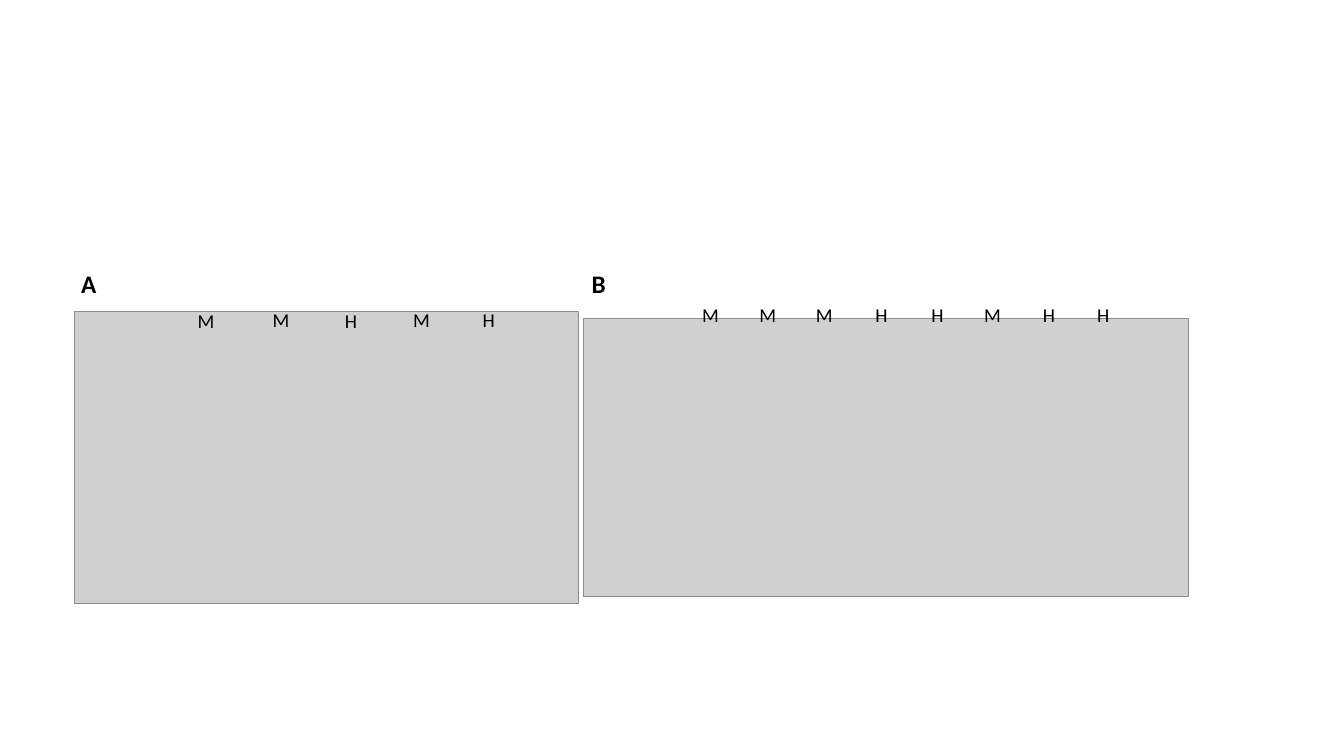
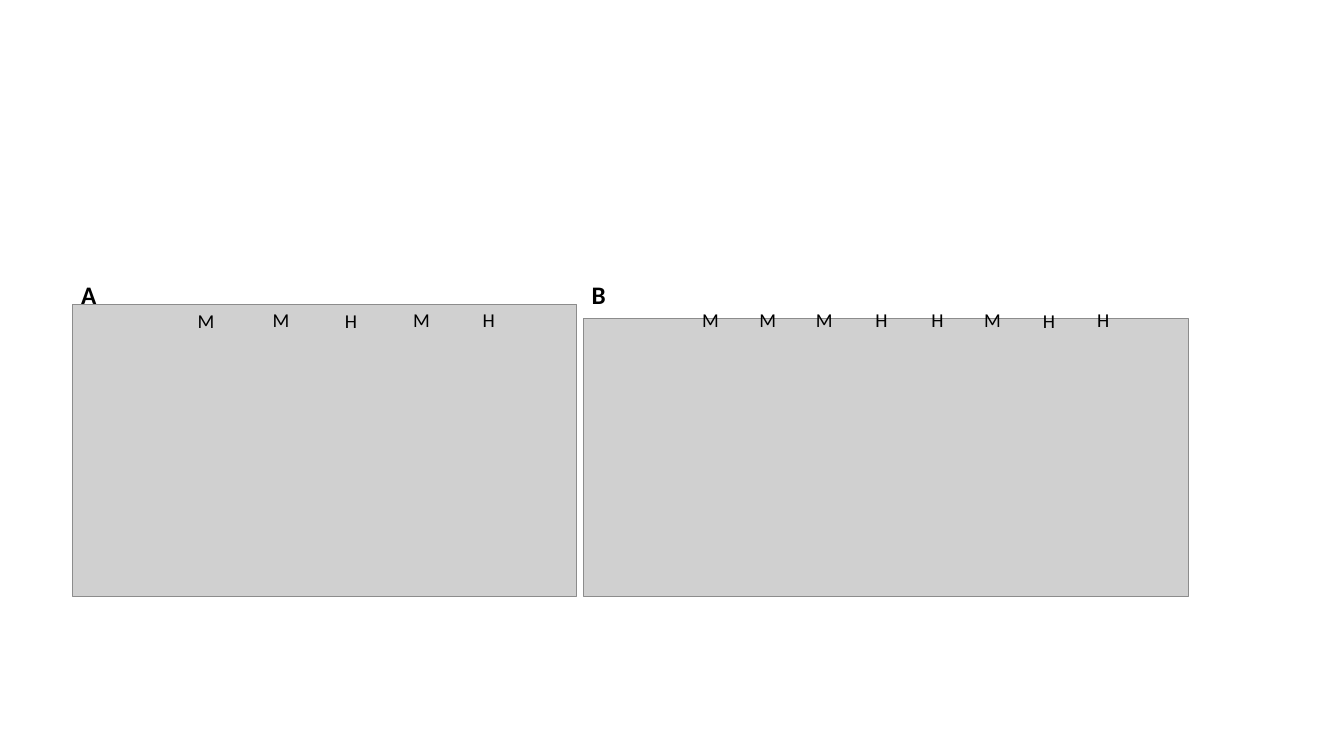
Before and after one commit to coleoguy/microsat, a slide deck: slide 1 of figures/fig2.parts/figure2.pptx. Drawn at 1344x756 pixels with LibreOffice and Linux fonts; fonts in the diff are those of the drawing; grey boxes stand for pictures. Boxes give left, top, right and bottom in pixels: in the first picture for what was removed or moved away, otherwise in the second. Text is boxed around its words. In the diff, an @@ line names an element or a change of style, - is before the commit and + after.

```diff
--- a/figures/fig2.parts/figure2.pptx
+++ b/figures/fig2.parts/figure2.pptx
@@ text "A" rewrapped from bbox=[81, 276, 96, 293] to bbox=[81, 284, 96, 305] @@
@@ text "B": place and size @@
-text "B" at bbox=[592, 276, 606, 293]
+text "B" at bbox=[592, 287, 606, 304]
@@ picture: place and size @@
-picture at bbox=[75, 312, 579, 604]
+picture at bbox=[73, 304, 577, 597]
@@ 8 texts: place and size @@
-8 texts at bbox=[702, 305, 1109, 322]
+8 texts at bbox=[702, 311, 1109, 328]
```
Also in this commit, not shown: 2 other files.
